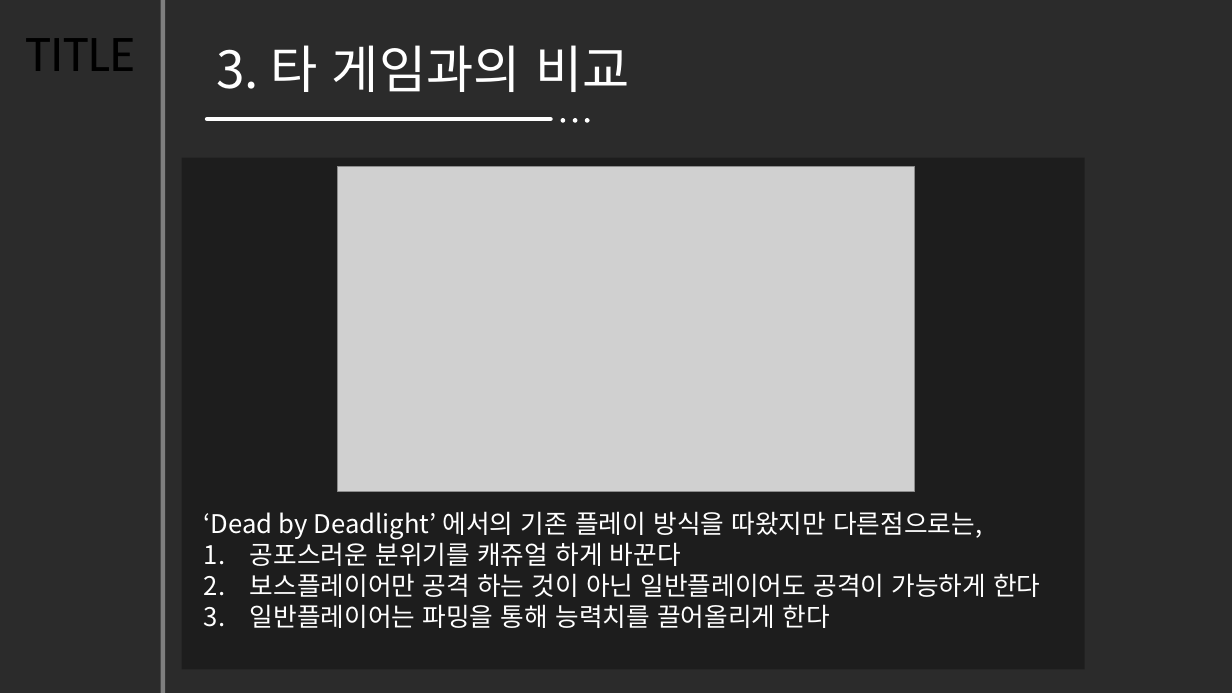
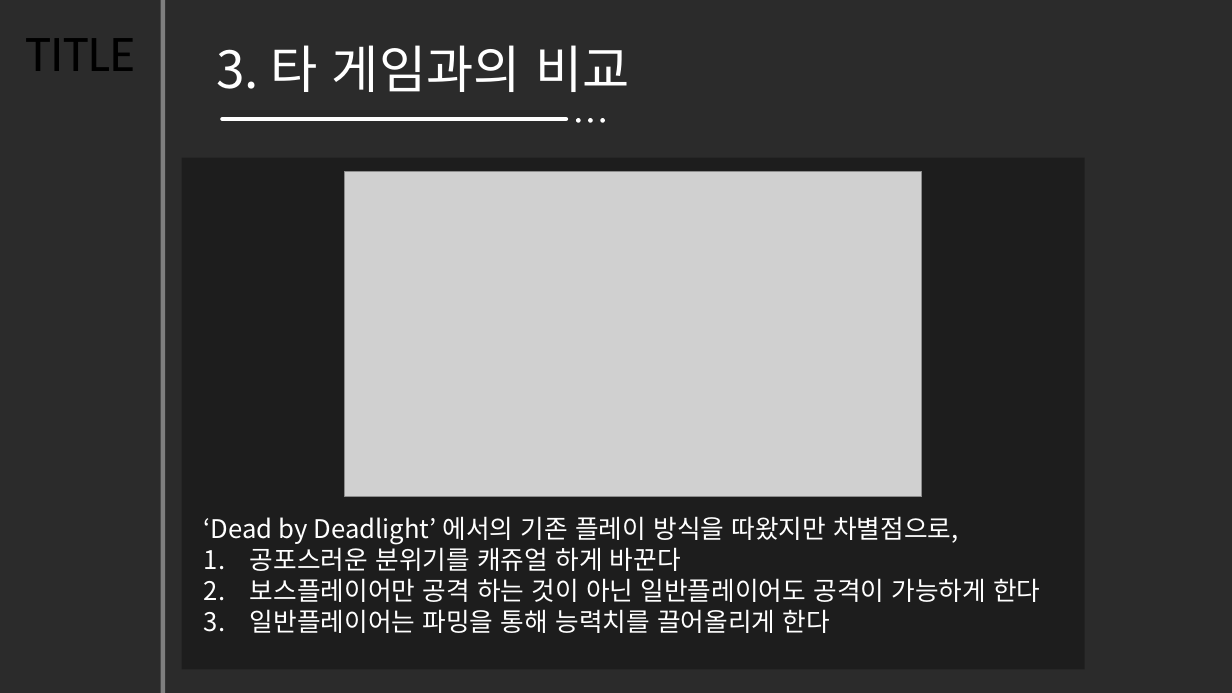
Before and after one commit to hajeongyeon/capstone_design, a slide deck: slide 4 of planning/졸업작품 제안서.pptx. Drawn at 1232x693 pixels with LibreOffice and Linux fonts; fonts in the diff are those of the drawing; grey boxes stand for pictures; background and template pictures are left out; a plain dark background stands for a picture behind light text. Boxes give left, top, right and bottom in pixels: in the first picture for what was removed or moved away, otherwise in the second. Text is boxed around its words. In the diff, an @@ line names an element or a change of style, - is before the commit and + after.

```diff
--- a/planning/졸업작품 제안서.pptx
+++ b/planning/졸업작품 제안서.pptx
@@ line moved from (551, 119) - (207, 119) to (566, 119) - (223, 119) @@
@@ ellipse: place and size @@
-ellipse at <box>585,118,590,123</box>
+ellipse at <box>589,118,593,123</box>
@@ ellipse: place and size @@
-ellipse at <box>561,118,566,123</box>
+ellipse at <box>601,118,605,123</box>
@@ picture: place and size @@
-picture at <box>337,166,915,492</box>
+picture at <box>345,172,922,497</box>
@@ text at <box>204,516,959,545</box>: text changed @@
-‘Dead by Deadlight’ 에서의 기존 플레이 방식을 따왔지만 다른점으로는,
+‘Dead by Deadlight’ 에서의 기존 플레이 방식을 따왔지만 차별점으로,
```
Also in this commit, not shown: 5 other slides changed.
